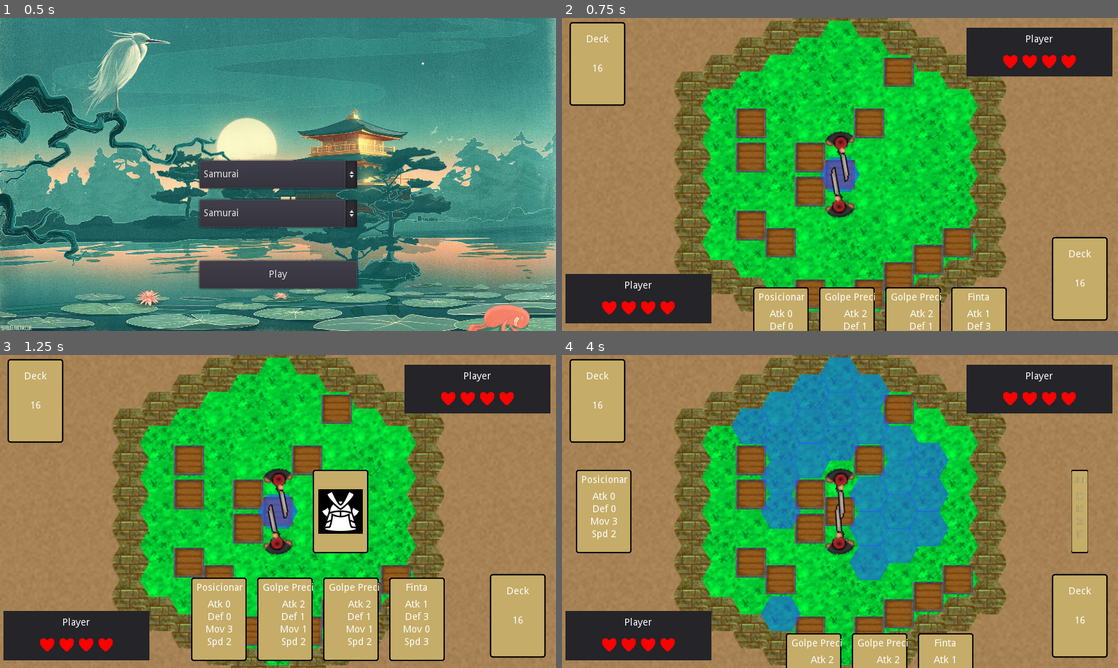
Above: before the commit, frames 1-4 (two rows, left to right).
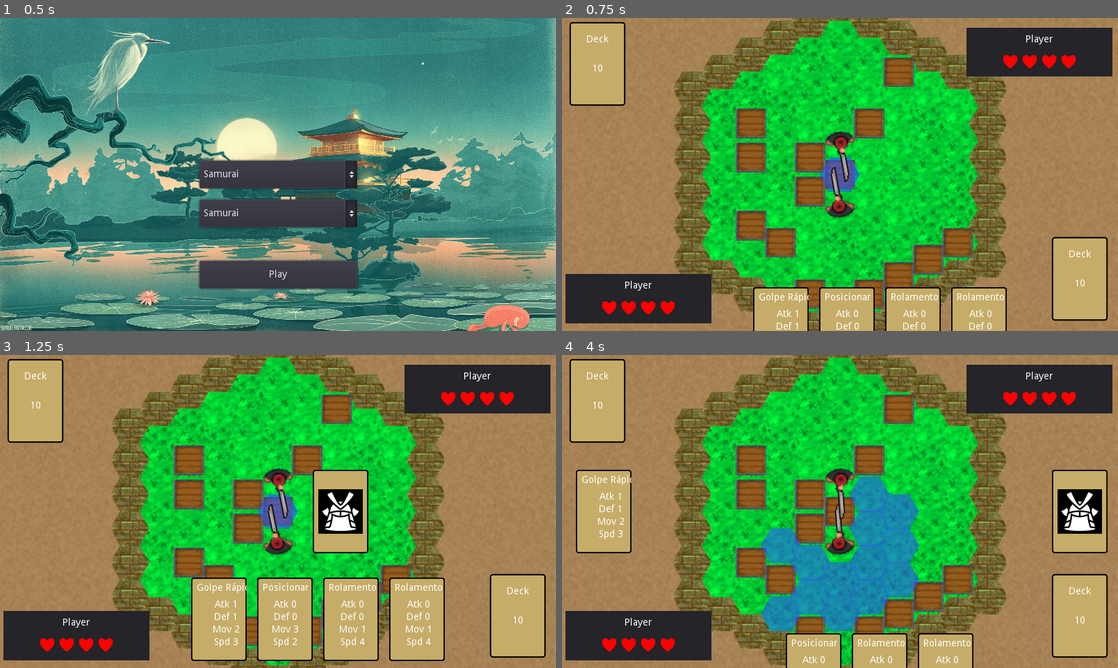
Above: after the commit, the same moments.

Repository: AndreMicheletti/samurai-hex-game
Game: Godot game, scene res://scenes/TitleScreen.tscn
Same seed, same stepped clock (60 frames per second), same inputs: the game is played once before the commit and once after it.
Inputs (mouse positions are in pixels of both pictures, inside the frame that each line leads up to):
- Up to frame 1 (0.5 s): no input
- Up to frame 2 (0.75 s): click "Play" at 0.5 s
- Up to frame 3 (1.25 s): no input
- Up to frame 4 (4 s): move the mouse to (778, 617) at 1.27 s; click (778, 617) at 1.42 s; move the mouse to (812, 617) at 2.02 s; click (812, 617) at 2.17 s; move the mouse to (878, 617) at 2.77 s; click (878, 617) at 2.92 s; move the mouse to (945, 664) at 3.52 s; click (945, 664) at 3.67 s

Frame 1 is identical in both runs. In frame 2, 0.9% of the frame differs, in the area x 6-94%, y 14-100%; in frame 3, 1.5%; in frame 4, 18%, in the area x 3-99%, y 0-99%.

Commit message:
added deck mechanics and game over

Diff:
--- /dev/null
+++ b/resources/decks/default_deck.tres
@@ -0,0 +1,16 @@
+[gd_resource type="Resource" load_steps=9 format=2]
+
+[ext_resource path="res://resources/cards/golpe_rapido.tres" type="Resource" id=1]
+[ext_resource path="res://resources/cards/guarda.tres" type="Resource" id=2]
+[ext_resource path="res://resources/cards/finta.tres" type="Resource" id=3]
+[ext_resource path="res://resources/cards/rolamento.tres" type="Resource" id=4]
+[ext_resource path="res://resources/cards/golpe_preciso.tres" type="Resource" id=5]
+[ext_resource path="res://resources/cards/golpe_forte.tres" type="Resource" id=6]
+[ext_resource path="res://resources/cards/posicionar.tres" type="Resource" id=7]
+[ext_resource path="res://scripts/resources/DeckResource.gd" type="Script" id=8]
+
+[resource]
+script = ExtResource( 8 )
+id = 1
+name = "Samurai Deck"
+cards = [ ExtResource( 7 ), ExtResource( 6 ), ExtResource( 1 ), ExtResource( 5 ), ExtResource( 2 ), ExtResource( 3 ), ExtResource( 4 ), ExtResource( 3 ), ExtResource( 6 ), ExtResource( 5 ), ExtResource( 1 ), ExtResource( 2 ), ExtResource( 7 ), ExtResource( 4 ) ]
--- a/resources/decks/samurai_deck.tres
+++ /dev/null
@@ -1,16 +0,0 @@
-[gd_resource type="Resource" load_steps=9 format=2]
-
-[ext_resource path="res://scripts/resources/DeckResource.gd" type="Script" id=1]
-[ext_resource path="res://resources/cards/posicionar.tres" type="Resource" id=2]
-[ext_resource path="res://resources/cards/golpe_forte.tres" type="Resource" id=3]
-[ext_resource path="res://resources/cards/golpe_preciso.tres" type="Resource" id=4]
-[ext_resource path="res://resources/cards/rolamento.tres" type="Resource" id=5]
-[ext_resource path="res://resources/cards/finta.tres" type="Resource" id=6]
-[ext_resource path="res://resources/cards/guarda.tres" type="Resource" id=7]
-[ext_resource path="res://resources/cards/golpe_rapido.tres" type="Resource" id=8]
-
-[resource]
-script = ExtResource( 1 )
-id = 1
-name = "Samurai Deck"
-cards = [ ExtResource( 2 ), ExtResource( 3 ), ExtResource( 8 ), ExtResource( 4 ), ExtResource( 7 ), ExtResource( 6 ), ExtResource( 5 ) ]
--- a/scenes/characters/Enemy.tscn
+++ b/scenes/characters/Enemy.tscn
@@ -1,12 +1,13 @@
 [gd_scene load_steps=22 format=2]
 
 [ext_resource path="res://scripts/EnemyCharacter.gd" type="Script" id=1]
-[ext_resource path="res://resources/decks/samurai_deck.tres" type="Resource" id=2]
+[ext_resource path="res://resources/decks/default_deck.tres" type="Resource" id=2]
 [ext_resource path="res://graphics/characters/sabre_hand.png" type="Texture" id=3]
 [ext_resource path="res://graphics/characters/samurai.png" type="Texture" id=4]
 [ext_resource path="res://resources/classes/monk.tres" type="Resource" id=5]
 [ext_resource path="res://graphics/particles/twirl_01.png" type="Texture" id=6]
 [ext_resource path="res://graphics/particles/flame_01.png" type="Texture" id=7]
+
 
 [sub_resource type="Animation" id=1]
 resource_name = "attack_pierce"
--- a/scenes/characters/Player.tscn
+++ b/scenes/characters/Player.tscn
@@ -1,12 +1,13 @@
 [gd_scene load_steps=22 format=2]
 
 [ext_resource path="res://scripts/Character.gd" type="Script" id=1]
-[ext_resource path="res://resources/decks/samurai_deck.tres" type="Resource" id=2]
+[ext_resource path="res://resources/decks/default_deck.tres" type="Resource" id=2]
 [ext_resource path="res://graphics/characters/sabre_hand.png" type="Texture" id=3]
 [ext_resource path="res://graphics/characters/samurai.png" type="Texture" id=4]
 [ext_resource path="res://resources/classes/elite.tres" type="Resource" id=5]
 [ext_resource path="res://graphics/particles/twirl_01.png" type="Texture" id=6]
 [ext_resource path="res://graphics/particles/flame_01.png" type="Texture" id=7]
+
 
 [sub_resource type="Animation" id=1]
 resource_name = "attack_pierce"
--- a/scenes/gui/Deck.tscn
+++ b/scenes/gui/Deck.tscn
@@ -1,6 +1,6 @@
 [gd_scene load_steps=3 format=2]
 
-[ext_resource path="res://scripts/Card.gd" type="Script" id=1]
+[ext_resource path="res://scripts/Deck.gd" type="Script" id=1]
 
 [sub_resource type="StyleBoxFlat" id=1]
 bg_color = Color( 0.776471, 0.678431, 0.411765, 1 )
@@ -88,4 +88,3 @@
 text = "16"
 align = 1
 valign = 1
-[connection signal="gui_input" from="." to="." method="_on_Card_gui_input"]
--- a/scenes/gui/GameUI.tscn
+++ b/scenes/gui/GameUI.tscn
@@ -282,3 +282,94 @@
 __meta__ = {
 "_edit_use_anchors_": false
 }
+
+[node name="GameOver" type="Panel" parent="Screen"]
+visible = false
+anchor_left = 0.5
+anchor_top = 0.5
+anchor_right = 0.5
+anchor_bottom = 0.5
+margin_left = -228.0
+margin_top = -98.0
+margin_right = 228.0
+margin_bottom = 98.0
+mouse_filter = 2
+__meta__ = {
+"_edit_use_anchors_": false
+}
+
+[node name="VBox" type="VBoxContainer" parent="Screen/GameOver"]
+anchor_right = 1.0
+anchor_bottom = 1.0
+size_flags_horizontal = 3
+size_flags_vertical = 3
+__meta__ = {
+"_edit_use_anchors_": false
+}
+
+[node name="Top" type="MarginContainer" parent="Screen/GameOver/VBox"]
+margin_right = 456.0
+margin_bottom = 100.0
+rect_min_size = Vector2( 0, 100 )
+size_flags_horizontal = 3
+custom_constants/margin_right = 20
+custom_constants/margin_top = 10
+custom_constants/margin_left = 20
+custom_constants/margin_bottom = 10
+
+[node name="VBox" type="VBoxContainer" parent="Screen/GameOver/VBox/Top"]
+margin_left = 20.0
+margin_top = 10.0
+margin_right = 436.0
+margin_bottom = 90.0
+custom_constants/separation = 15
+alignment = 1
+
+[node name="Winner" type="Label" parent="Screen/GameOver/VBox/Top/VBox"]
+margin_top = 18.0
+margin_right = 416.0
+margin_bottom = 32.0
+text = "YOU WIN"
+align = 1
+
+[node name="Message" type="Label" parent="Screen/GameOver/VBox/Top/VBox"]
+margin_top = 47.0
+margin_right = 416.0
+margin_bottom = 61.0
+text = "You are awesome"
+align = 1
+
+[node name="Bottom" type="MarginContainer" parent="Screen/GameOver/VBox"]
+margin_top = 104.0
+margin_right = 456.0
+margin_bottom = 196.0
+size_flags_horizontal = 3
+size_flags_vertical = 3
+custom_constants/margin_right = 50
+custom_constants/margin_top = 20
+custom_constants/margin_left = 50
+custom_constants/margin_bottom = 20
+
+[node name="HBox" type="HBoxContainer" parent="Screen/GameOver/VBox/Bottom"]
+margin_left = 50.0
+margin_top = 20.0
+margin_right = 406.0
+margin_bottom = 72.0
+size_flags_horizontal = 3
+size_flags_vertical = 3
+custom_constants/separation = 25
+alignment = 1
+
+[node name="PlayAgain" type="Button" parent="Screen/GameOver/VBox/Bottom/HBox"]
+margin_left = 80.0
+margin_right = 157.0
+margin_bottom = 52.0
+text = "Play Again"
+
+[node name="Exit" type="Button" parent="Screen/GameOver/VBox/Bottom/HBox"]
+margin_left = 182.0
+margin_right = 275.0
+margin_bottom = 52.0
+text = "Exit to menu"
+[connection signal="pressed" from="Screen/GameOver/VBox/Bottom/HBox/PlayAgain" to="." method="_on_PlayAgain_pressed"]
+[connection signal="pressed" from="Screen/GameOver/VBox/Bottom/HBox/Exit" to="." method="_on_Exit_pressed"]
--- a/scripts/Character.gd
+++ b/scripts/Character.gd
@@ -12,6 +12,7 @@
 onready var game = world.get_parent()
 
 var hex_pos = Vector2()
+var gameplay_deck = []
 var moving = false
 var damage = 0
 var moved = 0
@@ -26,6 +27,7 @@
 signal anim_hit
 signal card_dealed
 signal card_selected
+signal deck_depleted
 
 signal move_ended
 signal turn_started
@@ -38,11 +40,15 @@
 func _ready():
 	add_to_group("Character")
 	hex_pos = Vector2(0, 0)
-	shuffle_deck()
+	init_deck()
 	$Pivot/character.texture = characterClass.characterTexture
 	$Pivot/character/Position2D/hand.texture = characterClass.handTexture
 	if characterClass.name == "Elite":
 		$Pivot/character/Position2D/hand.offset = Vector2(-17, 0)
+
+func init_deck():
+	gameplay_deck = deck.cards.duplicate(true)
+	gameplay_deck.shuffle()
 
 func teleport_to(pos : Vector2):
 	position = world.get_grid().get_hex_center(pos)
@@ -118,14 +124,18 @@
 	else:
 		print("NOT FOUND CARD ", card_res.title, " IN HAND ", hand)
 
-func shuffle_deck():
-	deck.shuffle()
-
 func deal_cards(n):
 	for i in range(n):
-		var card = deck.deal()
+		var card = gameplay_deck.pop_back()
+		if not card:
+			if hand.size() == 0:
+				emit_signal("deck_depleted", self)
+			return
 		emit_signal("card_dealed", card)
 		hand.append(card)
+
+func deck_count():
+	return gameplay_deck.size()
 
 func select_card(index):
 	selected_card = hand[index]
--- /dev/null
+++ b/scripts/Deck.gd
@@ -0,0 +1,5 @@
+extends Panel
+
+
+func set_value(value):
+	$Margin/VBox/Cards/Label.text = str(value)
--- a/scripts/EnemyCharacter.gd
+++ b/scripts/EnemyCharacter.gd
@@ -50,15 +50,17 @@
 		match ai_mode:
 			AIMode.RANDOM:
 				# MOVE RANDOM
-				randomize()
 				var adjc = get_cell().get_all_adjacent()
 				if adjc.size() <= 0:
 					print("NOWHERE TO MOVE")
 					return select_movement()
 				# FIND VALID DESTINATION TO MOVE
-				var dest = adjc[randi() % adjc.size()]
-				while world.is_obstacle(dest.get_axial_coords()):
-					dest = adjc[randi() % adjc.size()]
+				adjc.shuffle()
+				var dest = adjc.pop_front()
+				while dest != null and world.is_obstacle(dest.get_axial_coords()):
+					print("stuck in while")
+					adjc.shuffle()
+					dest = adjc.pop_front()
 				# MOVE
 				var random_wait = (randi() % 3) / 10.0
 				yield(get_tree().create_timer(random_wait), "timeout")
--- a/scripts/Game.gd
+++ b/scripts/Game.gd
@@ -1,6 +1,6 @@
 extends Node2D
 
-enum Phase {DRAW, CHOOSE, PLAY}
+enum Phase {DRAW, CHOOSE, PLAY, GAMEOVER}
 
 var world_scene = preload("res://scenes/world/World.tscn")
 var player_scene = preload("res://scenes/characters/Player.tscn")
@@ -15,6 +15,7 @@
 var state = Phase.DRAW
 
 var first_draw = true
+var first_blood = null
 
 signal changed_state
 
@@ -31,8 +32,10 @@
 	player.characterClass = global.selectedPlayerClass
 	enemy.characterClass = global.selectedEnemyClass
 	player.connect("card_selected", self, "on_player_selected_card")
-	player.connect("character_defeated", self, "win_game")
-	enemy.connect("character_defeated", self, "lose_game")
+	player.connect("character_defeated", self, "lose_game")
+	player.connect("deck_depleted", self, "choose_winner")
+	enemy.connect("deck_depleted", self, "choose_winner")
+	enemy.connect("character_defeated", self, "win_game")
 
 func create_world():
 	world = world_scene.instance()
@@ -45,7 +48,7 @@
 	add_child(game_ui)
 	game_ui.init()
 	game_ui.connect("card_pressed", player, "on_select_card")
-	game_ui.connect("card_pressed", self, "play_phase")
+	# game_ui.connect("card_pressed", self, "play_phase")
 	player.connect("character_hit", game_ui, "update_health_counter")
 	enemy.connect("character_hit", game_ui, "update_health_counter")
 
@@ -154,6 +157,9 @@
 		damage = 1
 
 	if damage > 0:
+		# set first blood
+		if first_blood == null:
+			first_blood = attacker
 		# play animation
 		attacker.play_attack(attacker.selected_card)
 		yield(attacker, "anim_hit")
@@ -202,11 +208,26 @@
 func on_player_selected_card(_card):
 	play_phase()
 
-func win_game(_character):
+func choose_winner(_character):
+	if player.get_remaining_health() == enemy.get_remaining_health():
+		if first_blood == player:
+			win_game(null, "You draw first blood")
+		else:
+			lose_game(null, "The opponent draw first blood")
+	else:
+		if player.get_remaining_health() > enemy.get_remaining_health():
+			win_game(null, "You suffered less damage")
+		else:
+			lose_game(null, "You suffered more damage")
+
+func win_game(_character, message="You defeated your opponent"):
+	game_ui.show_game_over(true, message)
 	reset_scene()
 
-func lose_game(_character):
+func lose_game(_character, message="You were defeated"):
+	game_ui.show_game_over(false, message)
 	reset_scene()
 
 func reset_scene():
-	get_tree().reload_current_scene()
+	state = Phase.GAMEOVER
+	# get_tree().reload_current_scene()
--- a/scripts/GameUI.gd
+++ b/scripts/GameUI.gd
@@ -14,6 +14,9 @@
 onready var player_center_card = $Screen/CenterLeft
 onready var enemy_center_card = $Screen/CenterRight
 
+onready var player_deck = $Screen/Player1/Deck/Deck
+onready var enemy_deck = $Screen/Player2/Deck/Deck
+
 signal card_pressed
 
 # Called when the node enters the scene tree for the first time.
@@ -26,6 +29,8 @@
 	init_player_gui()
 	init_health_counter()
 	player.connect("card_dealed", self, "add_card")
+	player.connect("card_dealed", self, "update_decks")
+	enemy.connect("card_dealed", self, "update_decks")
 	player.connect("card_selected", self, "on_player_select_card")
 	enemy.connect("card_selected", self, "on_enemy_select_card")
 
@@ -136,3 +141,26 @@
 	if enemy_center_card.get_child(0).back:
 		yield(enemy_center_card.get_child(0).flip(), "completed")
 	yield(get_tree().create_timer(0.1), "timeout")
+
+func update_decks(_card_dealed):
+	player_deck.set_value(player.deck_count())
+	enemy_deck.set_value(enemy.deck_count())
+
+func show_game_over(player_win, message):
+	# disable click for all cards
+	for card in player_cards.get_children():
+		card.enabled = false
+	# show game over panel
+	$Screen/GameOver.visible = true
+	$Screen/GameOver/VBox/Top/VBox/Message.text = message
+	if player_win:
+		$Screen/GameOver/VBox/Top/VBox/Winner.text = "YOU WIN"
+	else:
+		$Screen/GameOver/VBox/Top/VBox/Winner.text = "YOU LOSE"
+
+func _on_PlayAgain_pressed():
+	get_tree().reload_current_scene()
+
+func _on_Exit_pressed():
+	var title_scene = load("res://scenes/TitleScreen.tscn")
+	get_tree().change_scene_to(title_scene)
--- a/scripts/resources/DeckResource.gd
+++ b/scripts/resources/DeckResource.gd
@@ -10,11 +10,3 @@
 	id = p_deck_id
 	name = p_deck_name
 	cards = p_deck_cards
-
-func deal():
-	randomize()
-	return cards[randi() % cards.size()]
-
-func shuffle():
-	randomize()
-	cards.shuffle()
